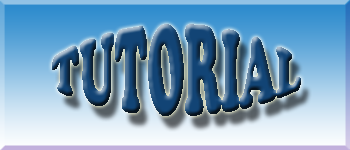
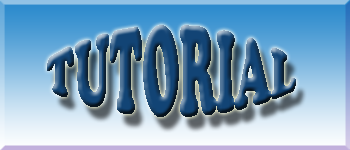
Comparing the layer stacks of the two 350px x 150px images. Changes:
painted on "TUTORIAL" over [47, 24, 301, 117]
